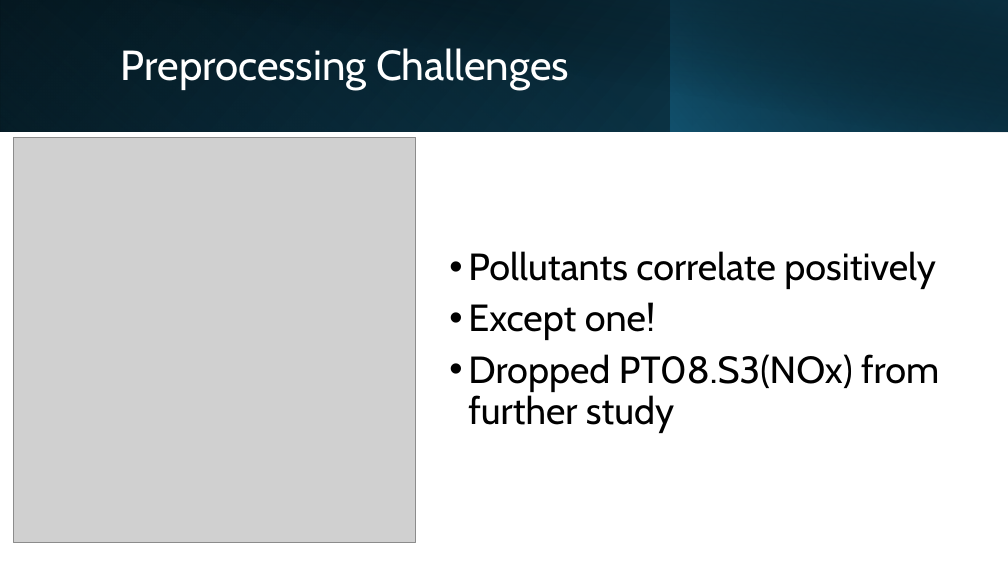
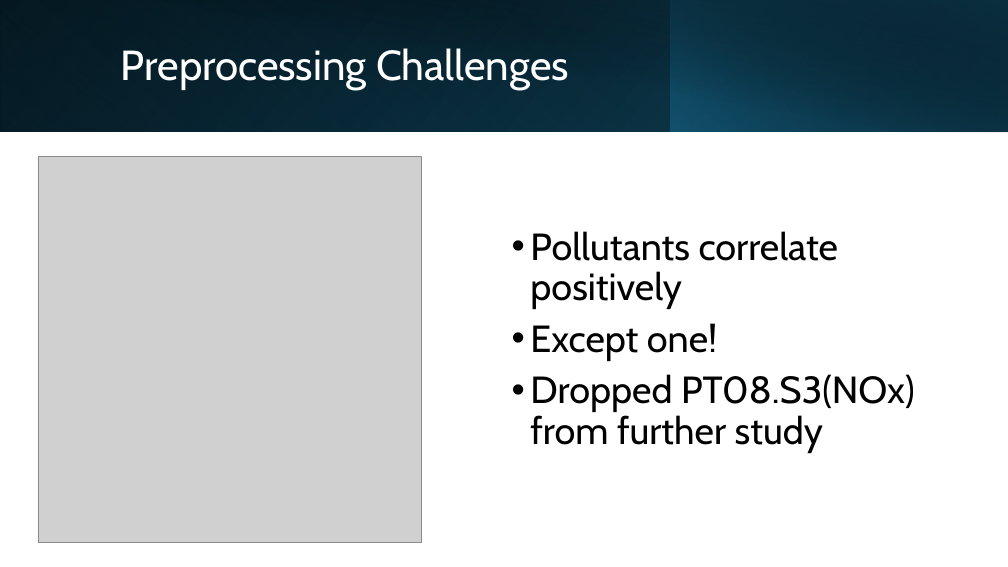
Before and after one commit to daemonchild/cardiffmet-dat5003-applied-datascience, a slide deck: slide 7 of DAT5003-S2_24-AirQuality-ST20285213-TomRowan_PRES1.pptx. Drawn at 1008x567 pixels with LibreOffice and Linux fonts; fonts in the diff are those of the drawing; grey boxes stand for pictures. Boxes give left, top, right and bottom in pixels: in the first picture for what was removed or moved away, otherwise in the second. Text is boxed around its words. In the diff, an @@ line names an element or a change of style, - is before the commit and + after.

```diff
--- a/DAT5003-S2_24-AirQuality-ST20285213-TomRowan_PRES1.pptx
+++ b/DAT5003-S2_24-AirQuality-ST20285213-TomRowan_PRES1.pptx
@@ picture: place and size @@
-picture at bbox=[13, 138, 415, 543]
+picture at bbox=[38, 157, 421, 543]
@@ text "Pollutants correlate positively" rewrapped from bbox=[468, 251, 939, 433] to bbox=[530, 231, 915, 453] @@
```
Also in this commit, not shown: 10 other slides changed, 2 slides added, 4 other files.
